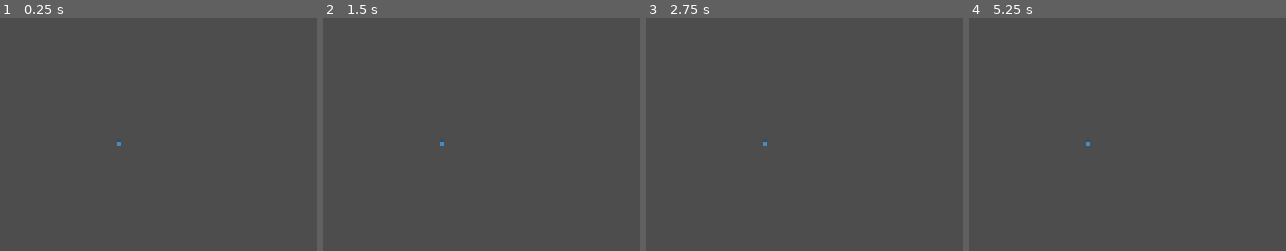
Above: before the commit, frames 1-4 (left to right).
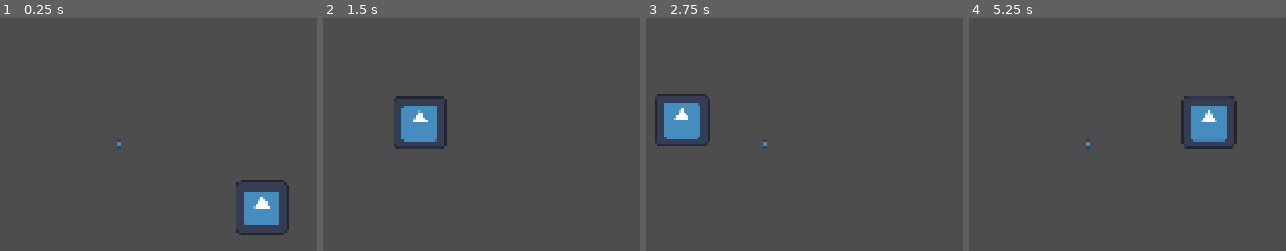
Above: after the commit, the same moments.

Repository: NicholasNg380/GameJame-2026
Game: Godot game, scene res://Scenes/Levels/World.tscn
The game is run twice, just before and just after one commit, with the same random seed, the same clock (stepped at 60 frames per second) and the same inputs. The engine's default icon, where the game draws it, is replaced by a stand-in: a white triangle on a blue panel in a dark square.
Inputs:
- Up to frame 1 (0.25 s): no input
- Up to frame 2 (1.5 s): hold D (right) 0.53-1.28 s; hold S (down) from 1.28 s (still down)
- Up to frame 3 (2.75 s): release S (down) at 2.03 s; hold D (right) from 2.03 s (still down)
- Up to frame 4 (5.25 s): release D (right) at 2.78 s; hold W (up) 2.78-3.53 s; hold A (left) 3.53-5.03 s; hold S (down) from 5.03 s (still down)

The runs differ from the first frame. In frame 1, 2.0% of the frame differs, in the area x 74-92%, y 69-94%; in frame 2, 2.4%; in frame 3, 2.3%; in frame 4, 2.5%, in the area x 66-85%, y 33-57%.

Commit message:
Enemy follows player now

Diff:
--- a/Scenes/Levels/World.tscn
+++ b/Scenes/Levels/World.tscn
@@ -1,11 +1,13 @@
 [gd_scene format=3 uid="uid://coar0w52ewb50"]
 
-[ext_resource type="PackedScene" uid="uid://be8qbmt0fe144" path="res://Scenes/Objects/player.tscn" id="1_5cjrv"]
+[ext_resource type="PackedScene" uid="uid://j3ilpa66a2iw" path="res://Scenes/Objects/player.tscn" id="1_5cjrv"]
+[ext_resource type="PackedScene" uid="uid://u7gpcslf1xmy" path="res://Scenes/Objects/Enemy.tscn" id="2_w0a6n"]
 
 [node name="World" type="Node2D" unique_id=586736019]
 
 [node name="CharacterBody2D" parent="." unique_id=2130104624 instance=ExtResource("1_5cjrv")]
-position = Vector2(441, 342)
 
-[node name="Camera2D" type="Camera2D" parent="CharacterBody2D" unique_id=942838709]
-position = Vector2(0, 2)
+[node name="Camera2D" type="Camera2D" parent="CharacterBody2D" unique_id=771821927]
+
+[node name="Enemy" parent="." unique_id=1258840285 instance=ExtResource("2_w0a6n")]
+position = Vector2(412, 183)
--- a/Scenes/Objects/Enemy.tscn
+++ b/Scenes/Objects/Enemy.tscn
@@ -1,3 +1,15 @@
-[gd_scene format=3 uid="uid://cohiqpndtgam"]
+[gd_scene format=3 uid="uid://u7gpcslf1xmy"]
 
-[node name="Enemy" type="Node2D" unique_id=1277190283]
+[ext_resource type="Texture2D" uid="uid://bf8kd42k3lea1" path="res://Assets/Sprites/icon.svg" id="1_m1htj"]
+[ext_resource type="Script" uid="uid://cq7cf7c08k0hq" path="res://Scripts/Enemy/Enemy_script.gd" id="1_qlasq"]
+
+[sub_resource type="RectangleShape2D" id="RectangleShape2D_t3l5w"]
+
+[node name="Enemy" type="CharacterBody2D" unique_id=1258840285]
+script = ExtResource("1_qlasq")
+
+[node name="CollisionShape2D" type="CollisionShape2D" parent="." unique_id=1868702960]
+shape = SubResource("RectangleShape2D_t3l5w")
+
+[node name="Sprite2D" type="Sprite2D" parent="." unique_id=1600529467]
+texture = ExtResource("1_m1htj")
--- /dev/null
+++ b/Scripts/Enemy/Enemy_script.gd
@@ -0,0 +1,14 @@
+extends CharacterBody2D
+
+var player: Player
+
+func _ready():
+	add_to_group("enemies")
+	player = get_tree().get_first_node_in_group("player")
+	print(player)
+
+func _physics_process(_delta):
+	var direction = global_position.direction_to(player.global_position)
+
+	velocity = direction * 300
+	move_and_slide()
--- a/Scripts/Player/Player_script.gd
+++ b/Scripts/Player/Player_script.gd
@@ -1,8 +1,12 @@
 extends CharacterBody2D
+class_name Player
 
 const ACCELERATION: int = 15
 const FRICTION: int = 0
 var MAX_SPEED: float = 500.0
+
+func _ready():
+	add_to_group("player")
 
 func _physics_process(delta):
 	_movement(delta)
Not shown: 1 places in Scenes/Objects/player.tscn that only renumber resources
Not shown, added: Scripts/Enemy/Enemy_script.gd.uid
